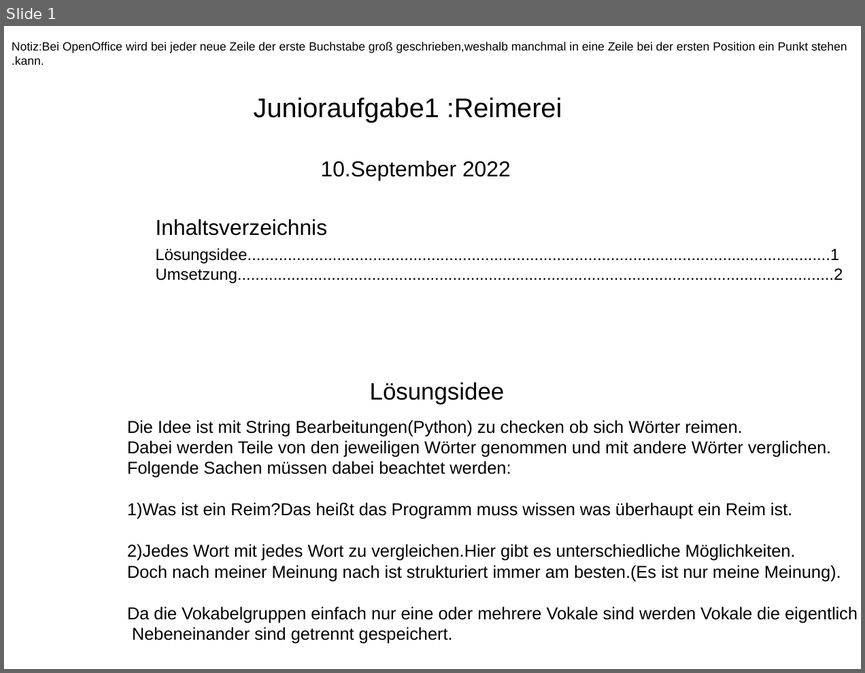
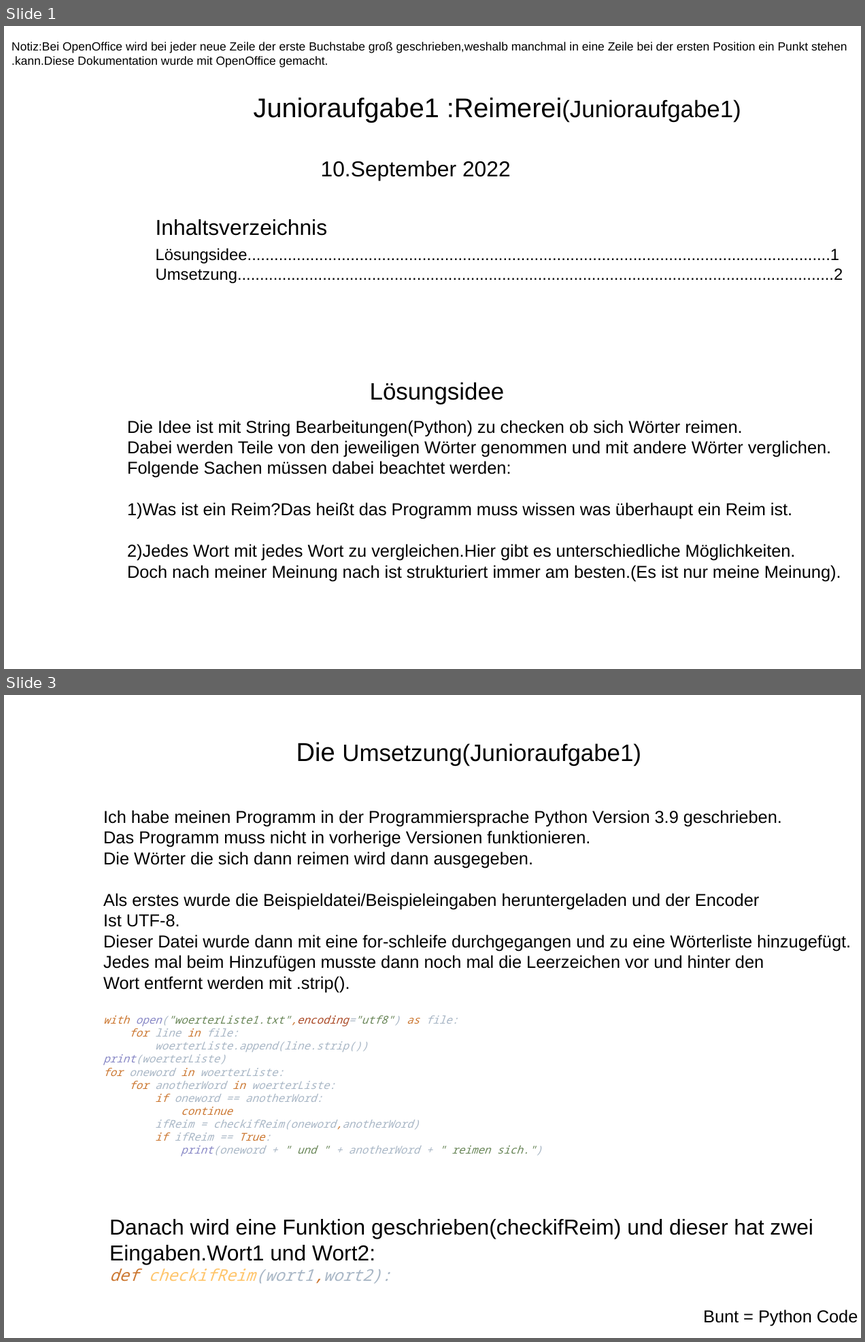
Before and after one commit to HalfHeartGuy/Jugendwettbewerb_archive, a slide deck: aktueell_JWINF2022/Task1/DokumentationErsteAufgabeJWBINF2022.odp. Shown one above the other, each under a label of ours: slide 1 before the commit, slides 1 and 3 after it; the slides between them are not shown. The pictures are 865x673 and 865x1342 pixels, drawn with LibreOffice and Linux fonts; fonts in the diff are those of the drawing. Boxes give left, top, right and bottom in pixels: in the first picture for what was removed or moved away, otherwise in the second. Text is boxed around its words. In the diff, an @@ line names an element or a change of style, - is before the commit and + after.

```diff
--- a/aktueell_JWINF2022/Task1/DokumentationErsteAufgabeJWBINF2022.odp
+++ b/aktueell_JWINF2022/Task1/DokumentationErsteAufgabeJWBINF2022.odp
@@ slide 3 added at bbox=[4, 695, 861, 1338], background #FFFFFF @@
@@ text added at bbox=[296, 742, 641, 766], 22 pt, text #000000 @@
+Die Umsetzung(Junioraufgabe1)
@@ text added at bbox=[103, 810, 851, 1156], 16 pt, text #000000 @@
+Ich habe meinen Programm in der Programmiersprache Python Version 3.9 geschrieben.
+Das Programm muss nicht in vorherige Versionen funktionieren.
+Die Wörter die sich dann reimen wird dann ausgegeben.
+Als erstes wurde die Beispieldatei/Beispieleingaben heruntergeladen und der Encoder
+Ist UTF-8.
+Dieser Datei wurde dann mit eine for-schleife durchgegangen und zu eine Wörterliste hinzugefügt.
+Jedes mal beim Hinzufügen musste dann noch mal die Leerzeichen vor und hinter den
+Wort entfernt werden mit .strip().
+with open("woerterListe1.txt",encoding="utf8") as file:
+for line in file:
+woerterListe.append(line.strip())
+print(woerterListe)
+for oneword in woerterListe:
+for anotherWord in woerterListe:
+if oneword == anotherWord:
+continue
+ifReim = checkifReim(oneword,anotherWord)
+if ifReim == True:
+print(oneword + " und " + anotherWord + " reimen sich.")
@@ text added at bbox=[109, 1219, 813, 1283], 20 pt, text #000000 @@
+Danach wird eine Funktion geschrieben(checkifReim) und dieser hat zwei
+Eingaben.Wort1 und Wort2:
+def checkifReim(wort1,wort2):
@@ text added at bbox=[703, 1309, 858, 1325], 16 pt, text #000000 @@
+Bunt = Python Code
@@ slide 1 changed as well @@
@@ text at bbox=[11, 56, 328, 67]: text changed @@
-.kann.
+.kann.Diese Dokumentation wurde mit OpenOffice gemacht.
@@ text at bbox=[254, 97, 740, 122]: text changed @@
-Junioraufgabe1 :Reimerei
+Junioraufgabe1 :Reimerei(Junioraufgabe1)
@@ text at bbox=[127, 606, 857, 643]: paragraphs removed @@
-Da die Vokabelgruppen einfach nur eine oder mehrere Vokale sind werden Vokale die eigentlich
-Nebeneinander sind getrennt gespeichert.
```
Also in this commit, not shown: 1 other slide changed, 3 other slides added, 1 slide removed, 1 other file.
